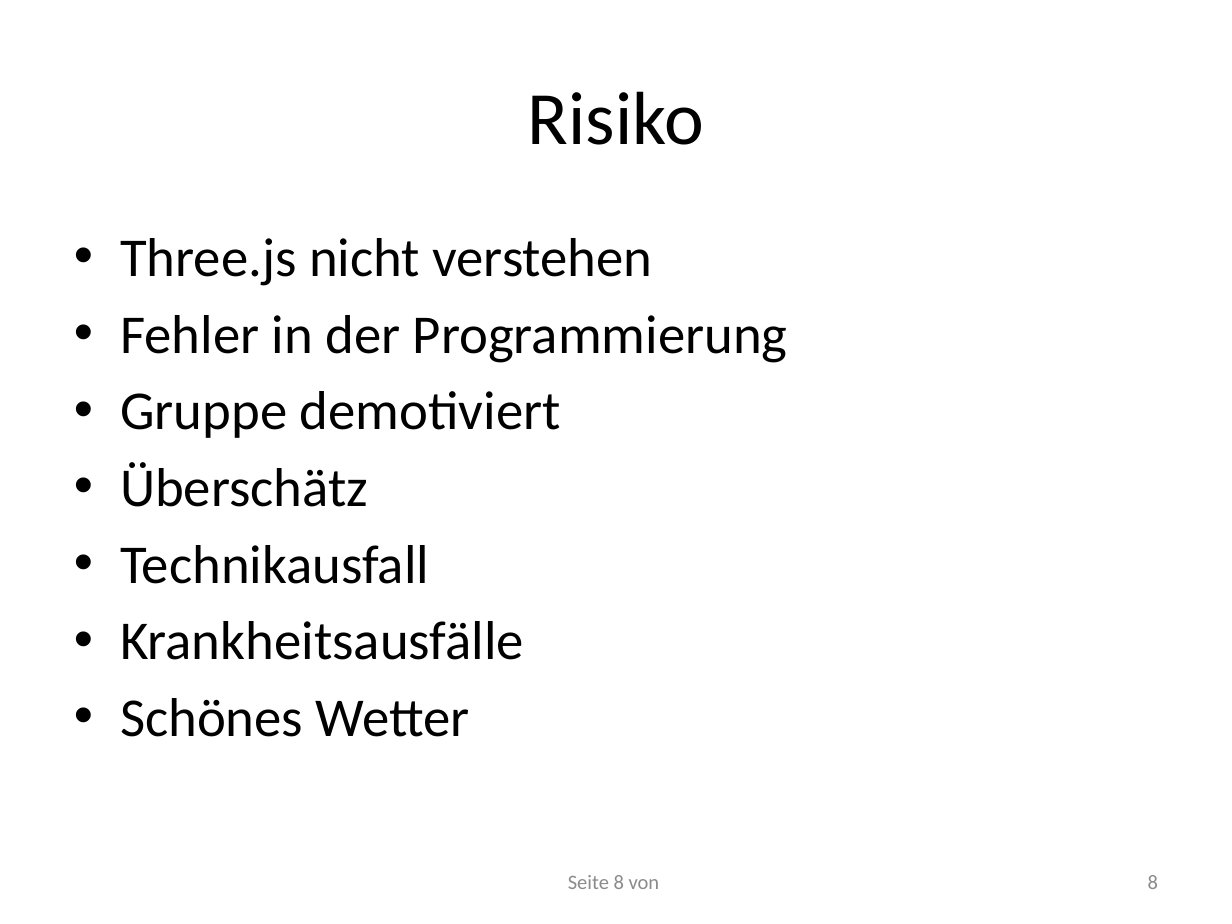
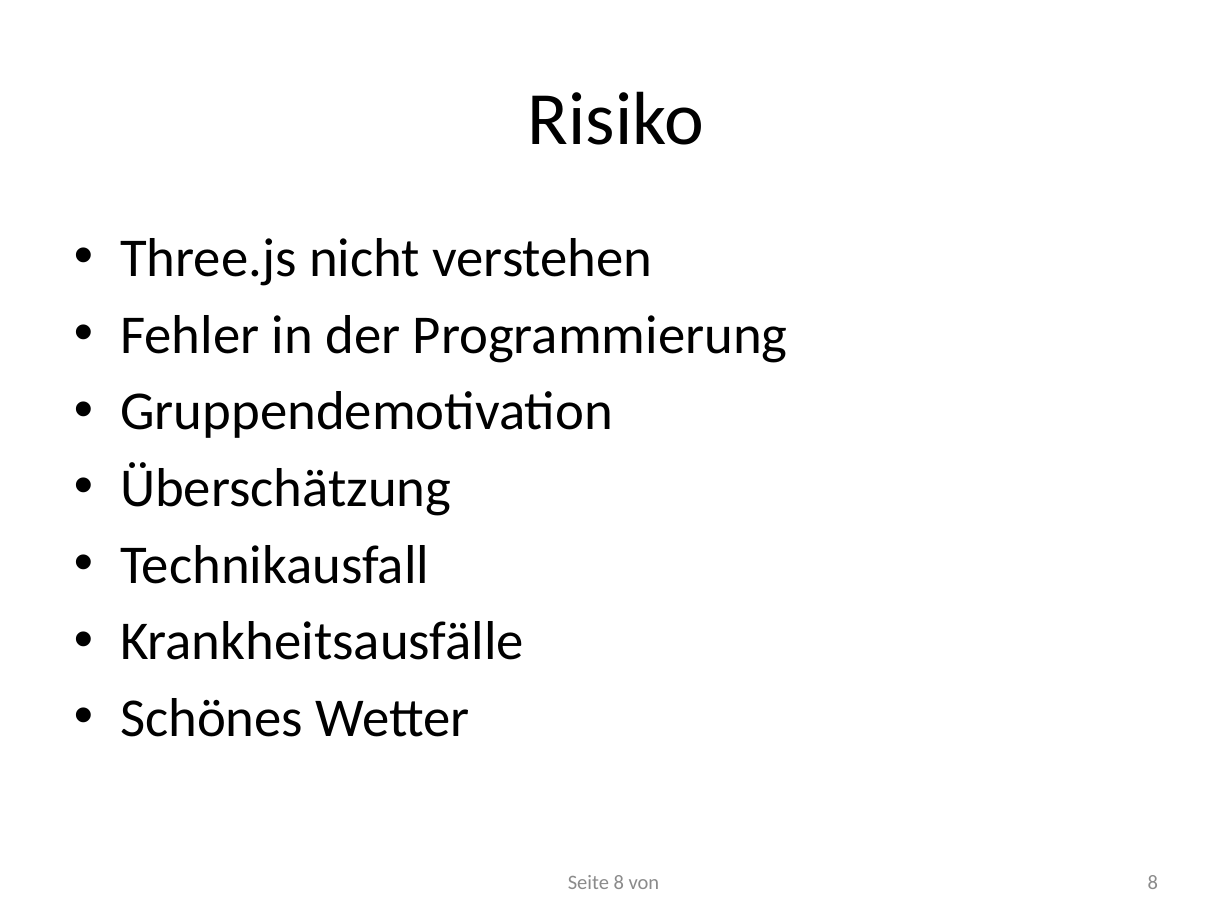
Before and after one commit to RamoramaInteractive/GDV-Projekt, a slide deck: slide 8 of Planungspraesentation-Mitte Juni/Planungspräsentation V. 1.pptx. Drawn at 1232x924 pixels with LibreOffice and Linux fonts; fonts in the diff are those of the drawing. Boxes give left, top, right and bottom in pixels: in the first picture for what was removed or moved away, otherwise in the second. Text is boxed around its words. In the diff, an @@ line names an element or a change of style, - is before the commit and + after.

```diff
--- a/Planungspraesentation-Mitte Juni/Planungspräsentation V. 1.pptx
+++ b/Planungspraesentation-Mitte Juni/Planungspräsentation V. 1.pptx
@@ text at bbox=[120, 391, 613, 516]: text changed @@
-• Gruppe demotiviert
-• Überschätz
+• Gruppendemotivation
+• Überschätzung
```
Also in this commit, not shown: 4 other slides changed.
